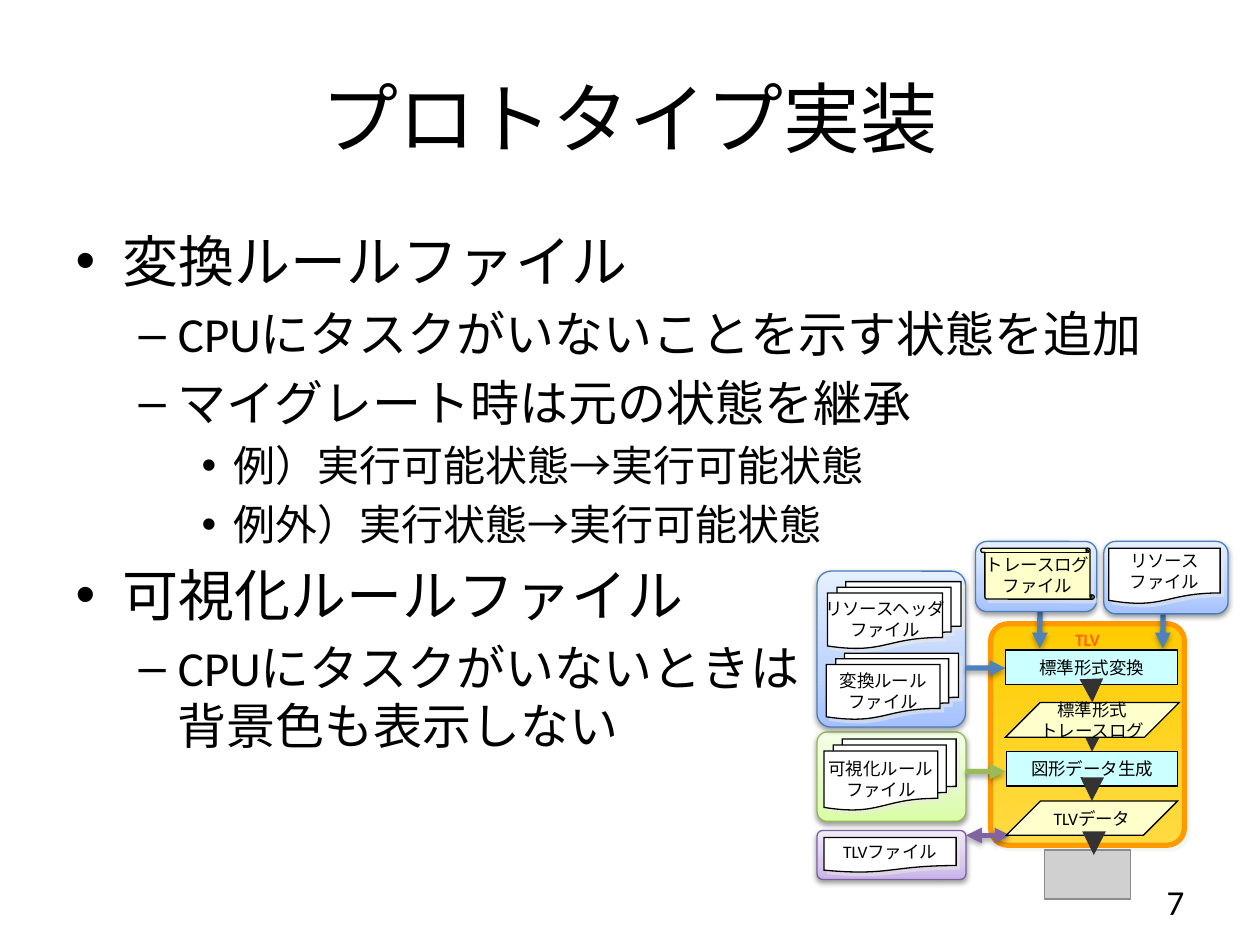
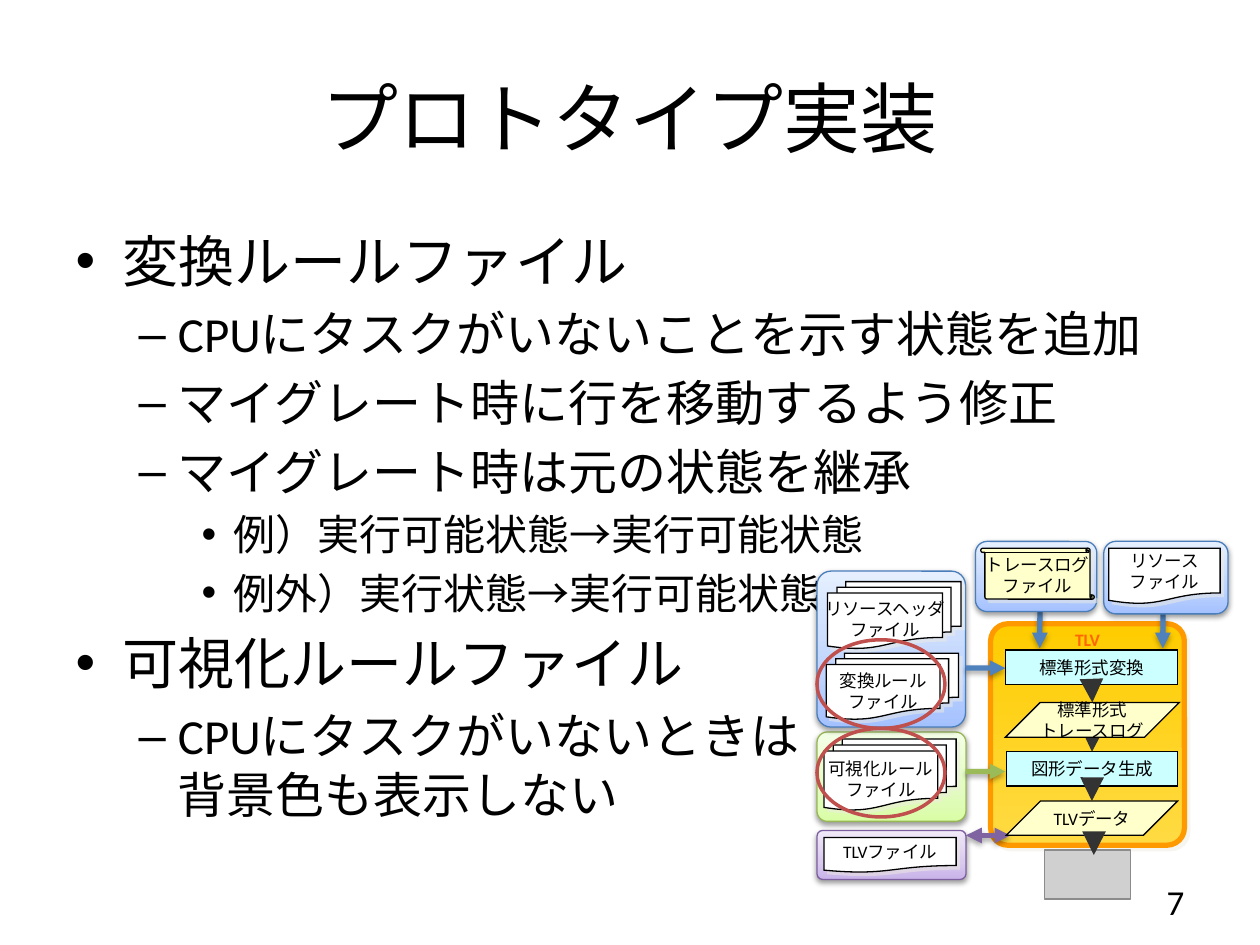
Before and after one commit to YixiaoLi/tlv4mc, a slide deck: slide 7 of doc/phase3/communications/ojl-1st-comm-yanagi.pptx. Drawn at 1260x945 pixels with LibreOffice and Linux fonts; fonts in the diff are those of the drawing; grey boxes stand for pictures. Boxes give left, top, right and bottom in pixels: in the first picture for what was removed or moved away, otherwise in the second. Text is boxed around its words. In the diff, an @@ line names an element or a change of style, - is before the commit and + after.

```diff
--- a/doc/phase3/communications/ojl-1st-comm-yanagi.pptx
+++ b/doc/phase3/communications/ojl-1st-comm-yanagi.pptx
@@ text at [178,379,1058,425]: paragraph added @@
+  – マイグレート時に行を移動するよう修正
@@ ellipse added at [816,640,945,728], outline #C0504D 2 pt @@
@@ ellipse added at [816,728,945,816], outline #C0504D 2 pt @@
```
Also in this commit, not shown: 2 other slides changed.
